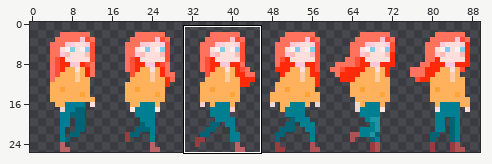
File history of a sprite sheet, res/step_right_batched.png. The first picture is a wide view before the edit; the outline marks the close-up.
Close-up. The starting point:
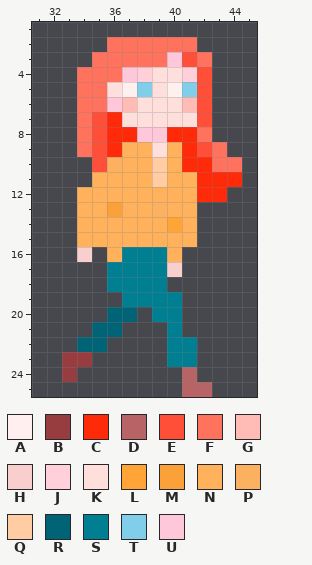
The file is 90x25 pixels. Pixels under 10% opacity are left out. Colours within 5 levels of each other are drawn and written as one. Shown: x 31..45, y 1..25. The old version is drawn lined up with the new one, on the new canvas. The commit also changed other parts of the picture, which this record leaves out.
Palette (. is transparent): A #ffefee  B #973d3f  C #ff2a0a  D #b86466  E #ff4f39  F #ff725d  G #ffbcb6  H #f8cfcc  J #ffd0d9  K #ffdfdb  L #ffa436  M #ffa538f8  N #ffb25b  P #fcb161  Q #ffcca4  R #006376  S #007f93  T #81ceeb  U #ffc8da
Once edited:
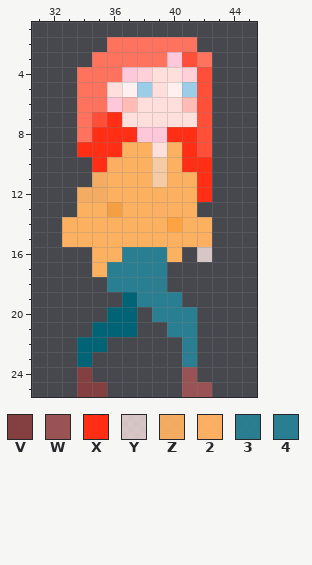
Colours new in this view: V #843f41  W #995355  X #ff2e14  Y #ffe9e6c7  Z #fcb162f3  2 #feb162f9  3 #2a7e91f9  4 #2a7e91
Diff:
canvas 90x25 -> 90x26, the old top-left corner now at 0,1
@@ palette @@
-L #ffa436
+L #fea342
-M #ffa538f8
+M #ffa443f1
-Q #ffcca4
+Q #f4cba4
-T #81ceeb
+T #9bcde9
@@ x 31..45 @@
  6 ...FFUGKKKGE...
- 7 ...FECKKKKKE...
- 8 ...FECCUUCCF...
- 9 ...FECNNKNCEF..
-10 ....EPNNQNCCFF.
-11 ....NNNNQNNCCC.
-12 ...NNNNNNNNCC..
-13 ...NNMNNPNN....
-14 ...NNNNNNLN....
-15 ...NNNNNNNN....
-16 ...H.NSSSN.....
-17 .....SSSSH.....
-18 .....SSSS......
-19 ......SSSS.....
-20 .....RR.SS.....
-21 ....RR...S.....
-22 ...RR....SS....
-23 ..BB.....SS....
-24 ..B.......D....
-25 ..........DD...
+ 7 ...FEXKKKKKE...
+ 8 ...FXXXUUXXE...
+ 9 ...XXXPPKPXE...
+10 ....X2PPQPXX...
+11 ....ZPPPQPPX...
+12 ...ZZPPPPPPX...
+13 ...PPMPP2PP....
+14 ..PPPPPPPLPP...
+15 ..PPPPPPPPP2...
+16 ....PP444P.Y...
+17 ....P4444......
+18 .....4443......
+19 ......R444.....
+20 .....RR.444....
+21 ....RRR..44....
+22 ...RR.....4....
+23 ...R......4....
+24 ...V......W....
+25 ...VV.....WW...
Boxes around the changes in both close-ups, in picture pixels (x1, y1, x2, y2):
changed: (62, 82, 242, 397)
